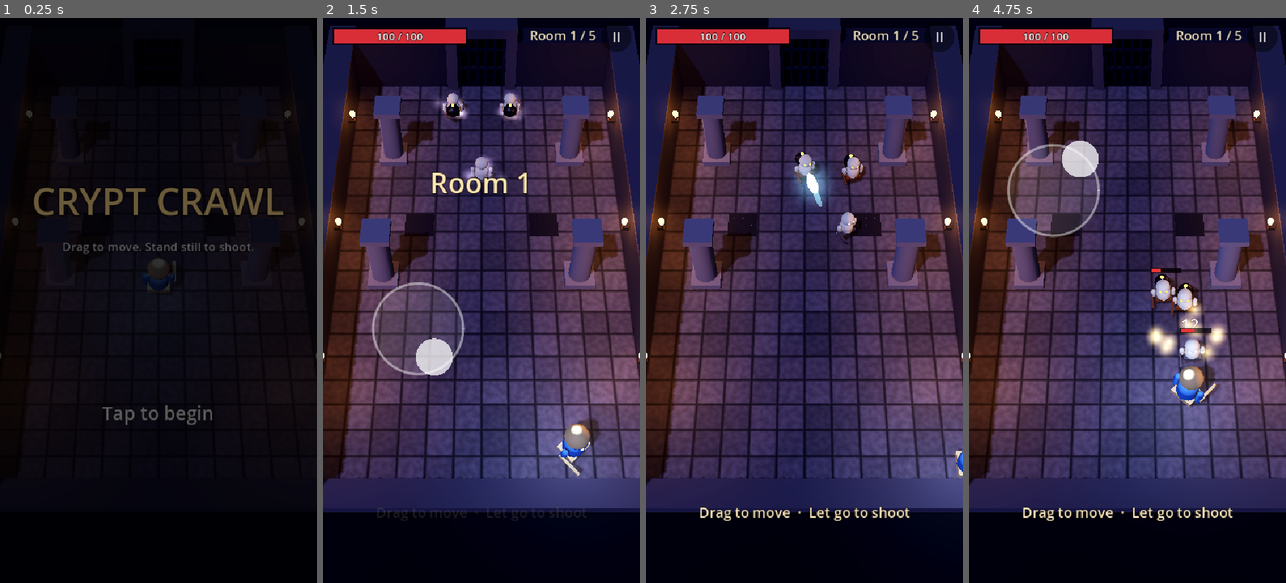
Above: before the commit, frames 1-4 (left to right).
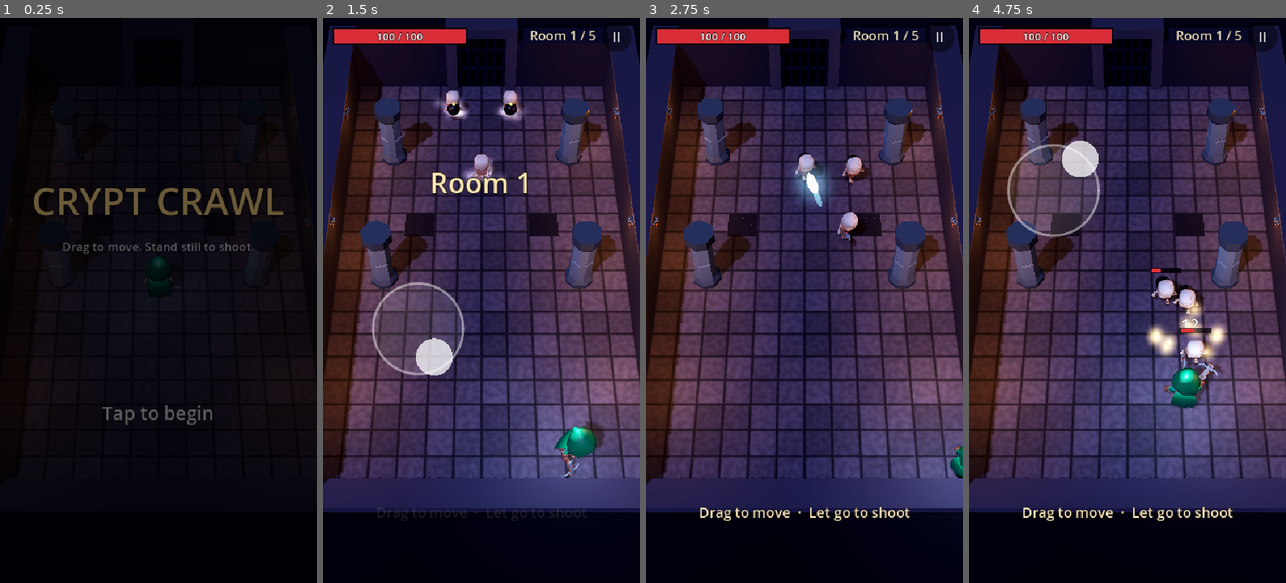
Above: after the commit, the same moments.

Repository: incorruptibleyt/AAA-GAME-DESIGN
Game: Godot game, scene res://scenes/main.tscn
Same seed, same stepped clock (60 frames per second), same inputs: the game is played once before the commit and once after it.
Inputs (mouse positions are in pixels of both pictures, inside the frame that each line leads up to):
- Up to frame 1 (0.25 s): no input
- Up to frame 2 (1.5 s): tap Enter at 0.5 s; move the mouse to (551, 272) at 0.52 s; hold D 0.53-1.25 s; click (551, 272) at 0.67 s; drag from (418, 328) to (465, 413) at 1.27 s
- Up to frame 3 (2.75 s): move the mouse to (836, 176) at 2.02 s; hold D from 2.03 s (still down)
- Up to frame 4 (4.75 s): release D at 2.75 s; drag from (1111, 413) to (1032, 215) at 2.77 s; move the mouse to (1222, 385) at 3.52 s; hold A 3.53-4.25 s; drag from (1032, 215) to (1079, 159) at 4.27 s

The runs differ from the first frame. In frame 1, 0.4% of the frame differs, in the area x 0-100%, y 15-61%; in frame 2, 5.2%; in frame 3, 4.8%; in frame 4, 5.6%, in the area x 0-100%, y 13-70%.

Commit message:
Use the real KayKit models for the hero, skeletons, bosses and props
- Adds the hero (hooded rogue with a crossbow), the four skeleton models,
  skeleton weapons and shields, and dungeon props from Kay Lousberg's CC0
  KayKit packs (fetched by the new Fetch KayKit art workflow).
- Weapons and shields are held via bone attachments; the hero's spare
  weapons are hidden; each type gets a fitting attack animation, and
  skeletons crumble with their own death animation.
- Crowns and the bomber's bomb are attached to the real models too.
- File names like "pillar.gltf.glb" are now recognised.
- README and SETUP no longer ask you to upload art yourself.

Co-Authored-By: Claude Opus 5.5 (1M context) <noreply@anthropic.com>
Claude-Session: https://claude.ai/code/session_011dCkZfSyMufLvisEdWMgRS

Diff:
--- a/scripts/art.gd
+++ b/scripts/art.gd
@@ -45,7 +45,8 @@
 			var file := f.trim_suffix(".import")
 			var ext := file.get_extension().to_lower()
 			if ext == "gltf" or ext == "glb":
-				var key := file.get_basename().to_lower()
+				# Some KayKit files are named like "pillar.gltf.glb".
+				var key := file.get_basename().trim_suffix(".gltf").to_lower()
 				if not _index.has(key) or ext == "glb":
 					_index[key] = dir_path.path_join(file)
 		f = dir.get_next()
@@ -70,6 +71,38 @@
 
 static func has_model(key: String) -> bool:
 	return get_model(key) != null
+
+
+## Hold a KayKit weapon (or shield) in a character's hand. `side` is "r" or "l".
+static func attach_to_bone(model: Node, bone: String, scene_key: String) -> Node3D:
+	var scene := get_model(scene_key)
+	var skel := _find_skeleton(model)
+	if scene == null or skel == null or skel.find_bone(bone) < 0:
+		return null
+	var att := BoneAttachment3D.new()
+	skel.add_child(att)
+	att.bone_name = bone
+	var item := scene.instantiate() as Node3D
+	att.add_child(item)
+	return item
+
+
+static func _find_skeleton(n: Node) -> Skeleton3D:
+	if n is Skeleton3D:
+		return n
+	for c in n.get_children():
+		var r := _find_skeleton(c)
+		if r:
+			return r
+	return null
+
+
+## Hide parts of a model by node name (KayKit heroes come holding every weapon at once).
+static func hide_parts(model: Node, names: Array) -> void:
+	if model.name in names and model is Node3D:
+		(model as Node3D).visible = false
+	for c in model.get_children():
+		hide_parts(c, names)
 
 
 ## Instance a model under `parent`, scaled so it is `height` tall and standing on the floor.
--- a/scripts/character_visual.gd
+++ b/scripts/character_visual.gd
@@ -11,7 +11,7 @@
 	"attack": ["1H_Ranged_Shoot", "2H_Ranged_Shoot", "1H_Melee_Attack_Chop", "Unarmed_Melee_Attack_Punch_A", "Attack"],
 	"cast": ["Spellcast_Shoot", "Spellcasting", "Spellcast_Long"],
 	"hit": ["Hit_A", "Hit_B", "Hit"],
-	"death": ["Death_A", "Death_B", "Death"],
+	"death": ["Death_C_Skeletons", "Death_A", "Death_B", "Death"],
 }
 
 var _model: Node3D
@@ -35,9 +35,13 @@
 		Art.fit_height(_model, look.height)
 		_model.rotation.y = PI   # KayKit models face +Z; our "forward" is -Z
 		_anim = _find_anim(_model)
+		_dress_model(look)
 		if _anim:
 			for action in ANIMS:
-				for n in ANIMS[action]:
+				var names: Array = ANIMS[action]
+				if action == "attack" and look.has("attack_anim"):
+					names = [look.attack_anim] + names
+				for n in names:
 					if _anim.has_animation(n):
 						_anim_names[action] = n
 						break
@@ -49,6 +53,34 @@
 		_model = _placeholder(look)
 	_collect_meshes(_model)
 	_play("idle")
+
+
+## Weapons, shields and extras for KayKit models.
+func _dress_model(look: Dictionary) -> void:
+	Art.hide_parts(_model, look.get("hide", []))
+	if look.has("weapon"):
+		Art.attach_to_bone(_model, "handslot.r", look.weapon)
+	if look.has("offhand"):
+		Art.attach_to_bone(_model, "handslot.l", look.offhand)
+	var skel := Art._find_skeleton(_model)
+	if skel == null:
+		return
+	if look.get("crown", false) and skel.find_bone("head") >= 0:
+		var att := BoneAttachment3D.new()
+		skel.add_child(att)
+		att.bone_name = "head"
+		var gold := U.mat(Color(1.0, 0.78, 0.25), 0.3, 0.8)
+		var s := 0.45
+		U.cylinder(att, s * 0.5, s * 0.15, gold, Vector3(0, s * 1.1, 0))
+		for i in 5:
+			var a := i / 5.0 * TAU
+			U.box(att, Vector3.ONE * s * 0.18, gold, Vector3(cos(a) * s * 0.42, s * 1.32, sin(a) * s * 0.42))
+	if look.get("bomb", false) and skel.find_bone("chest") >= 0:
+		var att := BoneAttachment3D.new()
+		skel.add_child(att)
+		att.bone_name = "chest"
+		U.sphere(att, 0.42, U.mat(Color(0.08, 0.08, 0.1), 0.4), Vector3(0, 0.25, -0.45))
+		U.sphere(att, 0.1, U.mat(Color(1.0, 0.6, 0.1), 0.5, 4.0), Vector3(0, 0.72, -0.5))
 
 
 func _find_anim(n: Node) -> AnimationPlayer:
--- a/scripts/enemies/bone_spitter.gd
+++ b/scripts/enemies/bone_spitter.gd
@@ -17,6 +17,8 @@
 	var look := bones(Art.SKELETON_WARRIOR, 1.7, Color(0.5, 1.0, 0.3))
 	look.horns = true
 	look.accent = Color(0.2, 0.35, 0.15)
+	look.offhand = "Skeleton_Shield_Small_A"
+	look.attack_anim = "Spellcast_Shoot"
 	make_visual(look)
 
 
--- a/scripts/enemies/lich.gd
+++ b/scripts/enemies/lich.gd
@@ -25,6 +25,7 @@
 	look.hat = true
 	look.crown = true
 	look.accent = Color(0.18, 0.12, 0.32)
+	look.weapon = "Skeleton_Staff"
 	make_visual(look)
 
 
--- a/scripts/enemies/skeleton_archer.gd
+++ b/scripts/enemies/skeleton_archer.gd
@@ -17,6 +17,8 @@
 	look.bow = true
 	look.hood = true
 	look.accent = Color(0.2, 0.35, 0.2)
+	look.weapon = "Skeleton_Crossbow"
+	look.attack_anim = "1H_Ranged_Shoot"
 	make_visual(look)
 
 
--- a/scripts/enemies/skeleton_bomber.gd
+++ b/scripts/enemies/skeleton_bomber.gd
@@ -18,6 +18,7 @@
 	var look := bones(Art.SKELETON_MINION, 1.55, Color(1.0, 0.55, 0.1))
 	look.bomb = true
 	look.accent = Color(0.45, 0.25, 0.1)
+	look.attack_anim = "Spellcast_Raise"
 	make_visual(look)
 
 
--- a/scripts/enemies/skeleton_king.gd
+++ b/scripts/enemies/skeleton_king.gd
@@ -23,6 +23,9 @@
 	var look := bones(key, 4.0, Color(1.0, 0.25, 0.15))
 	look.crown = true
 	look.horns = true
+	look.weapon = "Skeleton_Axe"
+	look.offhand = "Skeleton_Shield_Large_A"
+	look.attack_anim = "1H_Melee_Attack_Chop"
 	make_visual(look)
 
 
--- a/scripts/enemies/skeleton_mage.gd
+++ b/scripts/enemies/skeleton_mage.gd
@@ -15,6 +15,7 @@
 	var look := bones(Art.SKELETON_MAGE, 2.0, Color(0.7, 0.4, 1.0))
 	look.hat = true
 	look.accent = Color(0.3, 0.18, 0.45)
+	look.weapon = "Skeleton_Staff"
 	make_visual(look)
 
 
--- a/scripts/enemies/skeleton_minion.gd
+++ b/scripts/enemies/skeleton_minion.gd
@@ -13,7 +13,10 @@
 	radius = 0.45
 	center_height = 0.75
 	_wobble = randf() * 10.0
-	make_visual(bones(Art.SKELETON_MINION, 1.55, Color(0.4, 1.0, 0.5)))
+	var look := bones(Art.SKELETON_MINION, 1.55, Color(0.4, 1.0, 0.5))
+	look.weapon = "Skeleton_Blade"
+	look.attack_anim = "1H_Melee_Attack_Chop"
+	make_visual(look)
 
 
 func _think(hero: Hero, delta: float) -> void:
--- a/scripts/enemies/skeleton_warrior.gd
+++ b/scripts/enemies/skeleton_warrior.gd
@@ -19,6 +19,9 @@
 	look.helmet = true
 	look.shield = true
 	look.accent = Color(0.5, 0.15, 0.12)
+	look.weapon = "Skeleton_Axe"
+	look.offhand = "Skeleton_Shield_Large_A"
+	look.attack_anim = "1H_Melee_Attack_Slice_Diagonal"
 	make_visual(look)
 
 
--- a/scripts/hero.gd
+++ b/scripts/hero.gd
@@ -30,8 +30,8 @@
 	h.init_health(100.0)
 	parent.add_child(h)
 	h.global_position = pos
-	var key := Art.RANGER if Art.has_model(Art.RANGER) else (Art.ROGUE if Art.has_model(Art.ROGUE) else Art.KNIGHT)
-	h.make_visual({"key": key, "height": 2.1, "body": Color(0.25, 0.45, 0.78), "accent": Color(0.85, 0.75, 0.5), "eyes": Color(0.6, 0.9, 1.0), "hood": true})
+	h.make_visual({"key": Art.ROGUE, "height": 2.1, "body": Color(0.25, 0.45, 0.78), "accent": Color(0.85, 0.75, 0.5), "eyes": Color(0.6, 0.9, 1.0), "hood": true,
+		"hide": ["Knife", "Knife_Offhand", "2H_Crossbow", "Throwable"], "attack_anim": "1H_Ranged_Shoot"})
 	# A soft light that travels with the hero so they never get lost in the dark.
 	var lantern := OmniLight3D.new()
 	lantern.light_color = Color(0.75, 0.85, 1.0)
Not shown, added: art/kaykit/CREDITS.txt
Binary file added: art/kaykit/characters/Rogue_Hooded.glb
Not shown, added: art/kaykit/characters/Rogue_Hooded.glb.import
Binary file added: art/kaykit/characters/Rogue_Hooded_rogue_texture.png
Not shown, added: art/kaykit/characters/Rogue_Hooded_rogue_texture.png.import
Binary file added: art/kaykit/characters/Skeleton_Mage.glb
Not shown, added: art/kaykit/characters/Skeleton_Mage.glb.import
Binary file added: art/kaykit/characters/Skeleton_Mage_skeleton_texture.png
Not shown, added: art/kaykit/characters/Skeleton_Mage_skeleton_texture.png.import
Binary file added: art/kaykit/characters/Skeleton_Minion.glb
Not shown, added: art/kaykit/characters/Skeleton_Minion.glb.import
Binary file added: art/kaykit/characters/Skeleton_Minion_skeleton_texture.png
(and 88 more such lines)
